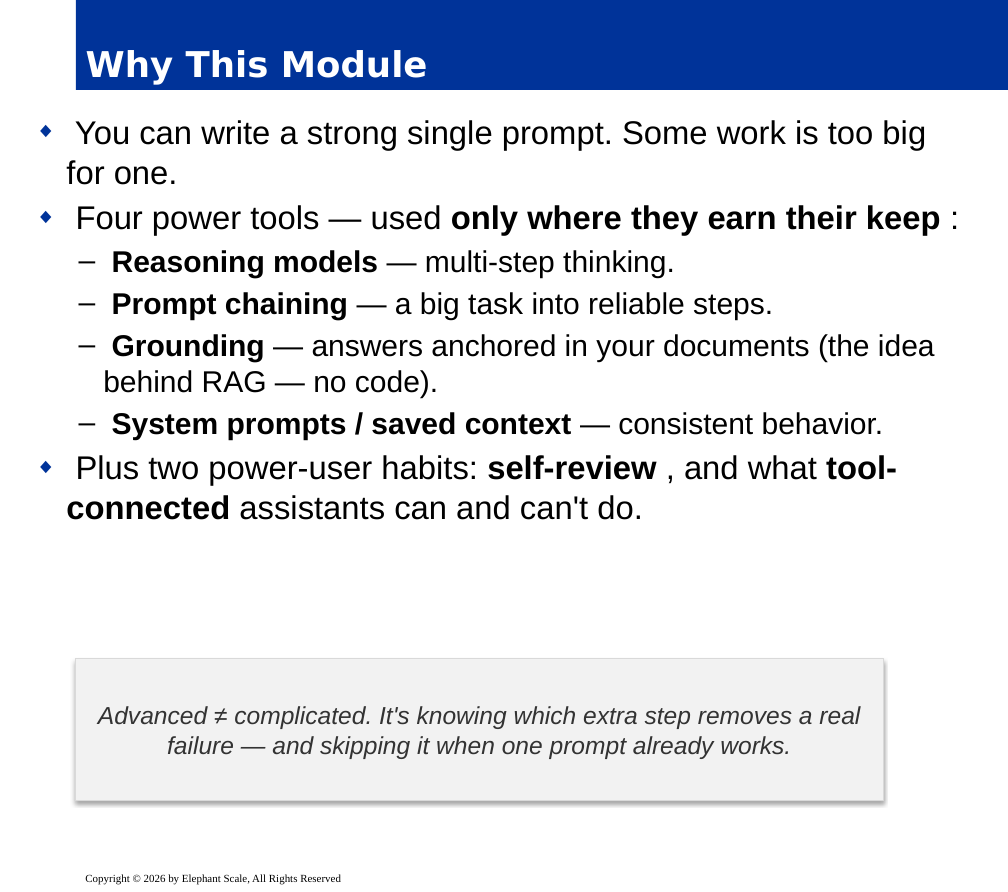
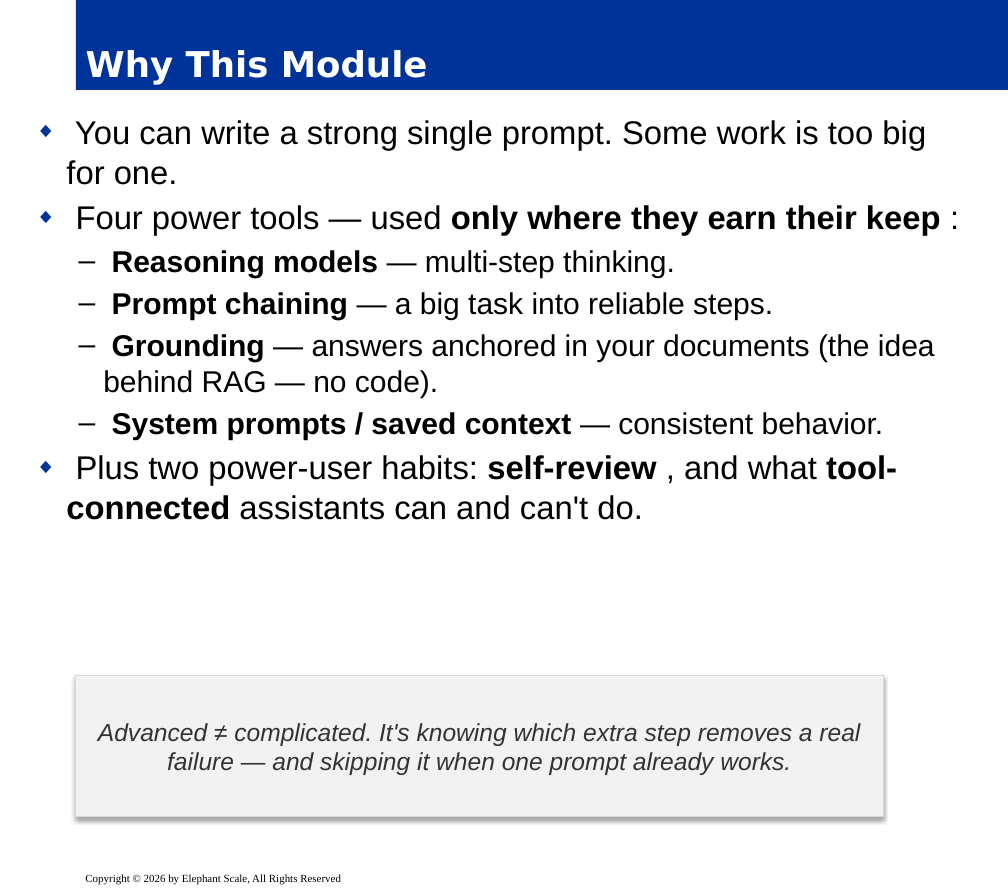
Before and after one commit to elephantscale/Prompt_Engineering_for_Business_Professionals, a slide deck: slide 2 of slides/release/04-advanced-techniques.pptx. Drawn at 1008x892 pixels with LibreOffice and Linux fonts; fonts in the diff are those of the drawing; background and template pictures are left out. Boxes give left, top, right and bottom in pixels: in the first picture for what was removed or moved away, otherwise in the second. Text is boxed around its words. In the diff, an @@ line names an element or a change of style, - is before the commit and + after.

```diff
--- a/slides/release/04-advanced-techniques.pptx
+++ b/slides/release/04-advanced-techniques.pptx
@@ rectangle "Advanced ≠ complicated. It's knowing ..." moved from (x1=76, y1=659, x2=883, y2=800) to (x1=76, y1=676, x2=883, y2=817) @@
```
Also in this commit, not shown: 7 other slides changed.
